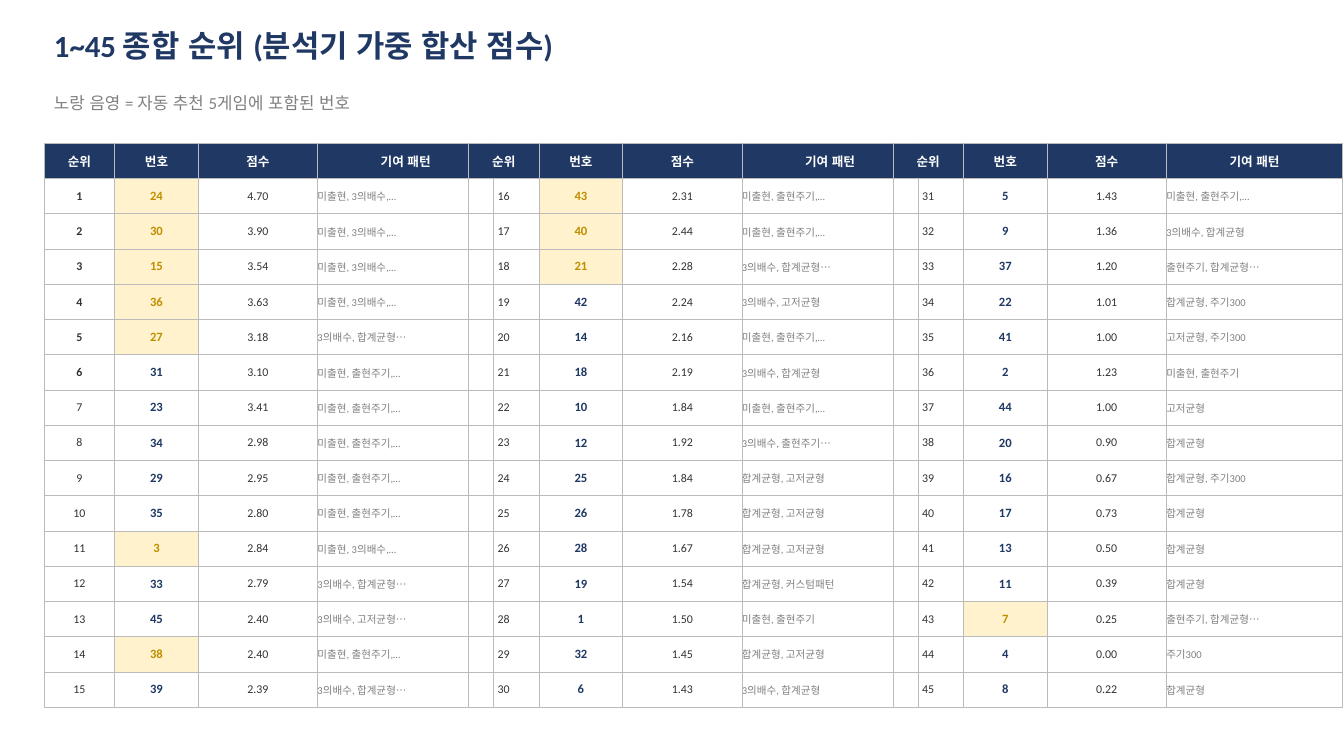
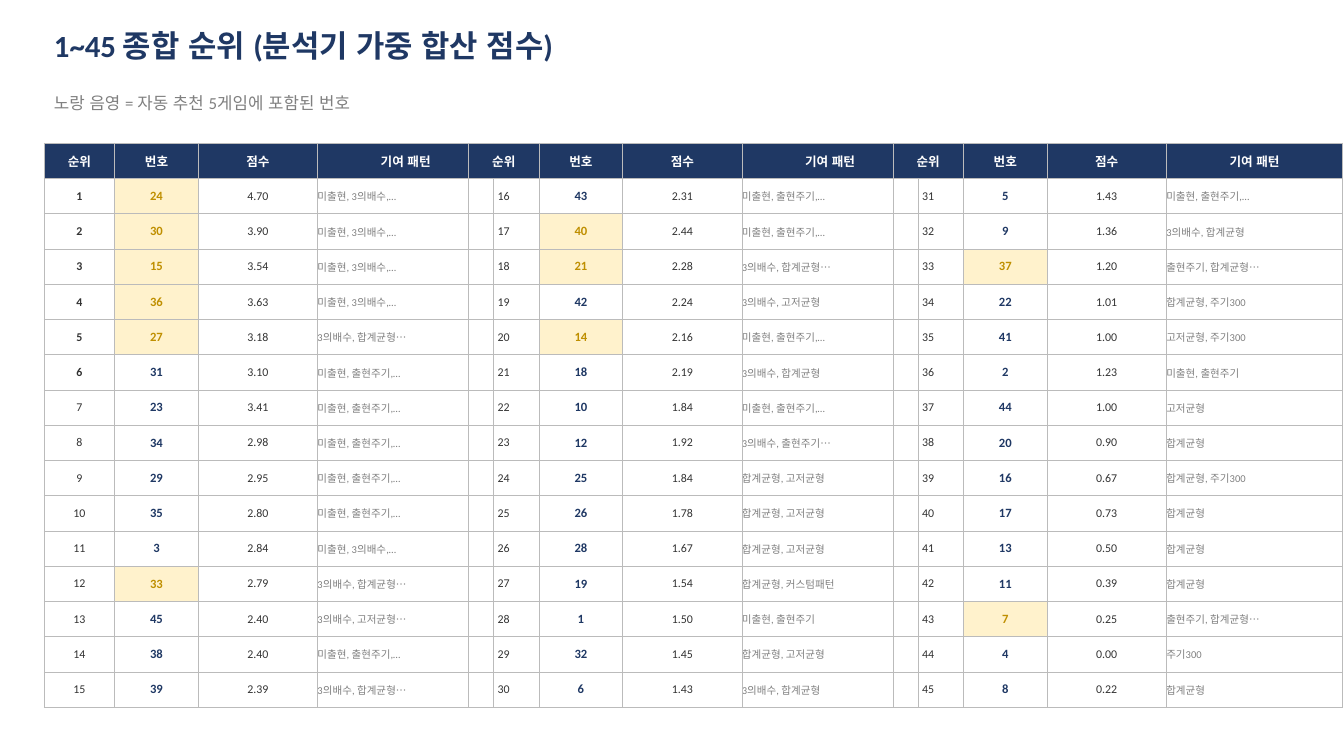
Before and after one commit to gaiger777/mskim, a slide deck: slide 2 of 로또_분석리포트.pptx. Drawn at 1344x756 pixels with LibreOffice and Linux fonts; fonts in the diff are those of the drawing. Boxes give left, top, right and bottom in pixels: in the first picture for what was removed or moved away, otherwise in the second. Text is boxed around its words. In the diff, an @@ line names an element or a change of style, - is before the commit and + after.

```diff
--- a/로또_분석리포트.pptx
+++ b/로또_분석리포트.pptx
@@ table at [44, 143, 494, 708] @@
@@ fill #FFF2CC to none in 2 cells @@
@@ fill none to #FFF2CC in row 13, column 2 @@
@@ text colour #BF8F00 to #1F3864 in "3", "38" @@
@@ text colour #1F3864 to #BF8F00 in "33" @@
@@ table at [469, 143, 919, 708] @@
@@ fill #FFF2CC to none in row 2, column 2 @@
@@ fill none to #FFF2CC in row 6, column 2 @@
@@ text colour #BF8F00 to #1F3864 in "43" @@
@@ text colour #1F3864 to #BF8F00 in "14" @@
@@ table at [893, 143, 1343, 708] @@
@@ fill none to #FFF2CC in row 4, column 2 @@
@@ text colour #1F3864 to #BF8F00 in "37" @@
```
Also in this commit, not shown: 1 other slide changed, 3 slides added, 1 slide removed, 2 other files.
